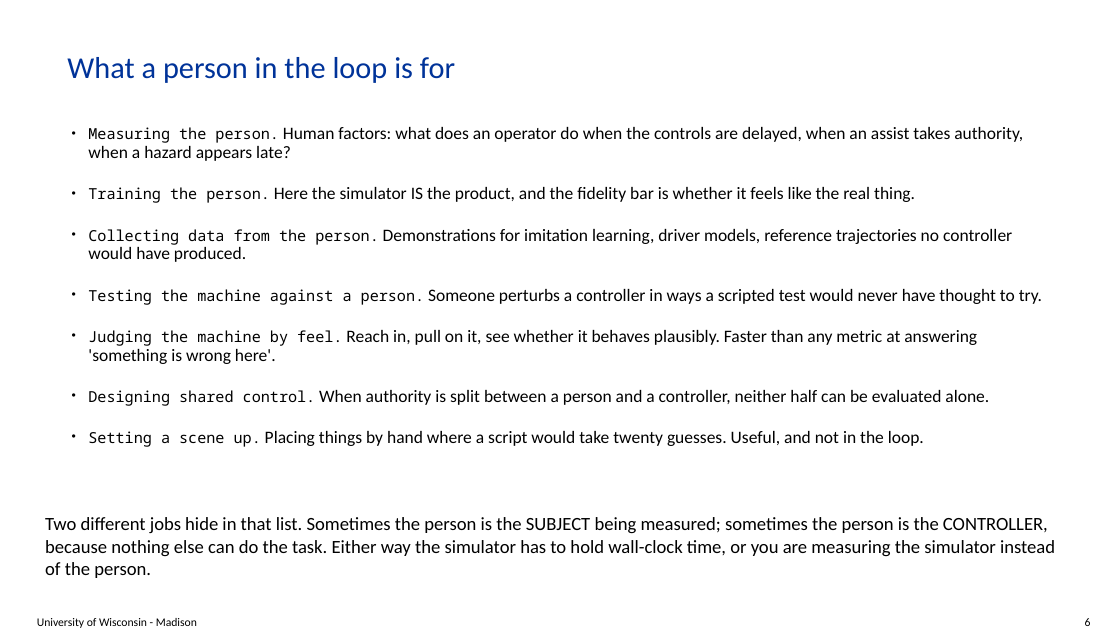
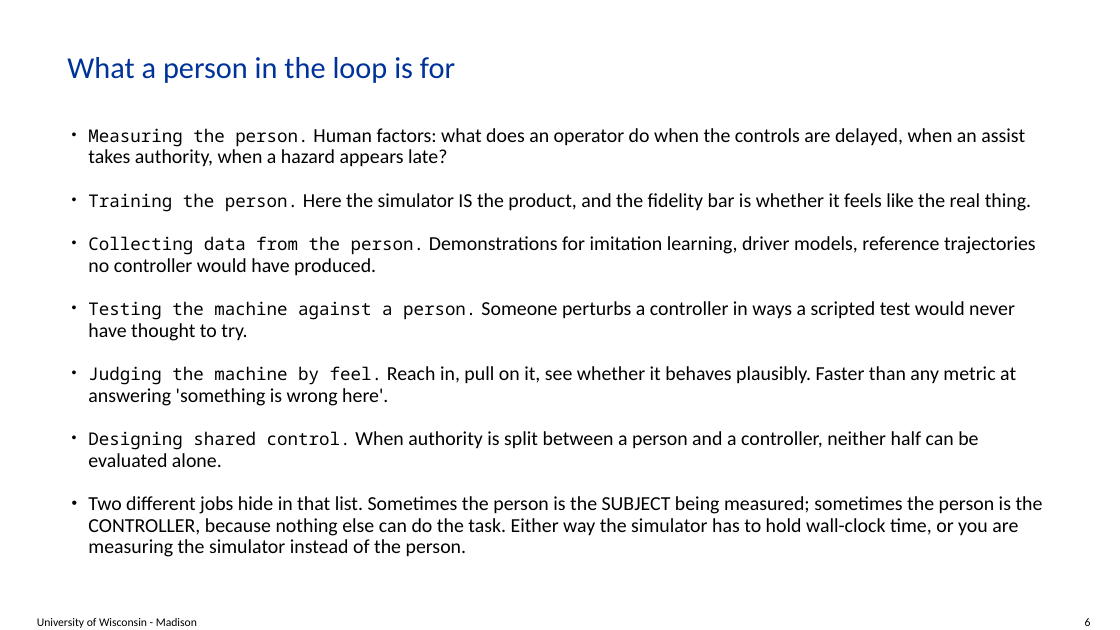
Before and after one commit to ksha23/chrono-hil-tutorial, a slide deck: slide 6 of tutorial_HIL_driver.pptx. Drawn at 1120x630 pixels with LibreOffice and Linux fonts; fonts in the diff are those of the drawing; background and template pictures are left out. Boxes give left, top, right and bottom in pixels: in the first picture for what was removed or moved away, otherwise in the second. Text is boxed around its words. In the diff, an @@ line names an element or a change of style, - is before the commit and + after.

```diff
--- a/tutorial_HIL_driver.pptx
+++ b/tutorial_HIL_driver.pptx
@@ text at (88, 128, 1036, 467): size 13 to 15 pt in "Measuring the person.", "Training the person.", "Collecting data from the person.", "Testing the machine against a person." and 2 more places; size 15 to 17 pt in "Human factors: what does an operator do ...", "Here the simulator IS the product, and ...", "Demonstrations for imitation learning, driver models, refere ...", "Someone perturbs a controller in ways a ..." and 2 more places @@
@@ text at (88, 496, 1043, 557): text changed; size 15 to 17 pt @@
-• Setting a scene up. Placing things by hand where a script would take twenty guesses. Useful, and not in the loop.
+• Two different jobs hide in that list. Sometimes the person is the SUBJECT being measured; sometimes the person is the CONTROLLER, because nothing else can do the task. Either way the simulator has to hold wall-clock time, or you are measuring the simulator instead of the person.
@@ text removed at (45, 517, 1055, 578) @@
-Two different jobs hide in that list. Sometimes the person is the SUBJECT being measured; sometimes the person is the CONTROLLER, because nothing else can do the task. Either way the simulator has to hold wall-clock time, or you are measuring the simulator instead of the person.
```
Also in this commit, not shown: 16 other slides changed, 2 other files.
